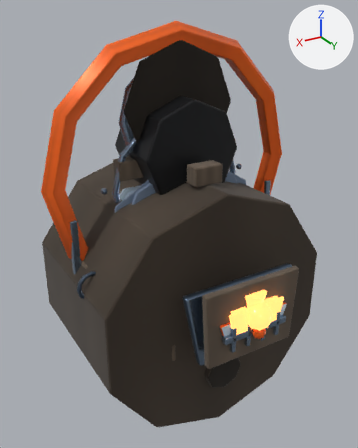
The Blender file assets-source/blender/buildings/furnace.blend, before and after one commit.
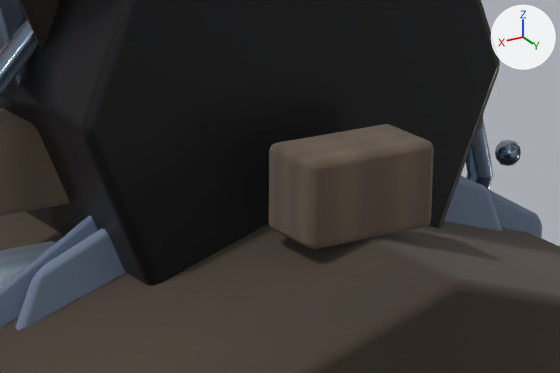
The first picture shows the older version from a camera (50 mm lens) standing at (3.48, 5.88, 4.87) and looking at (0.1, 0.23, 2.05). The close-ups show the older and then the newer version on the part from 36% to 70% of the width and 30% to 48% of the height of that picture. Only the edits that show in the close-ups are written down. The lights are fixed; the arrows at upper right show +X, +Y and +Z.

The first close-up shows 'LOD1_PROXY_cap', 'LOD2_PROXY_cap', 'chimneyBlock.1', 'chimneyBlock.2', 'chimneyCap', 'chimneyCollar', 'chimneyFlue', 'furnaceBody', 'furnaceCrownBolt.3', 'furnaceServiceCrown', 'furnaceSnowLip' and 1 more.
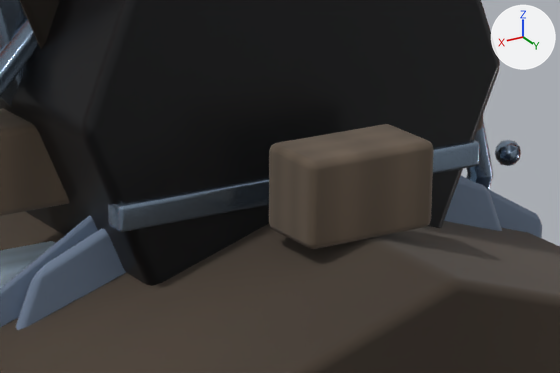
The change, as a diff of the scene's bpy script:
```diff
--- a/assets-source/blender/buildings/furnace.blend.py
+++ b/assets-source/blender/buildings/furnace.blend.py
@@ me_cube_1378 @@
+me_cube_1378.from_pydata(...)  # a box spanning x -0.625..0.625, y -0.04..0.04, z -0.04..0.04
+me_cube_1378.polygons.foreach_set('use_smooth', [True] * 6)
+me_cube_1378.materials.append(mat_mat_furnace_metallight)
@@ ob_furnacechimneybrace @@
+ob_furnacechimneybrace = bpy.data.objects.new('furnaceChimneyBrace', me_cube_1378)
+ob_furnacechimneybrace.parent = ob_furnaceroot
+ob_furnacechimneybrace.location = (0.0, 2.86, -0.46)
+_m = ob_furnacechimneybrace.modifiers.new('soft bevel', 'BEVEL')
+_m.width = 0.012
+_m.width_pct = 0.012
+_m.segments = 2
+_m = ob_furnacechimneybrace.modifiers.new('weighted surface normals', 'WEIGHTED_NORMAL')
+_m.keep_sharp = True
```

Boxes (x1, y1, x2, y2) around the edits, measured in the close-ups (560 x 373 px):
'furnaceChimneyBrace', added
    after: (108, 140, 480, 232)
